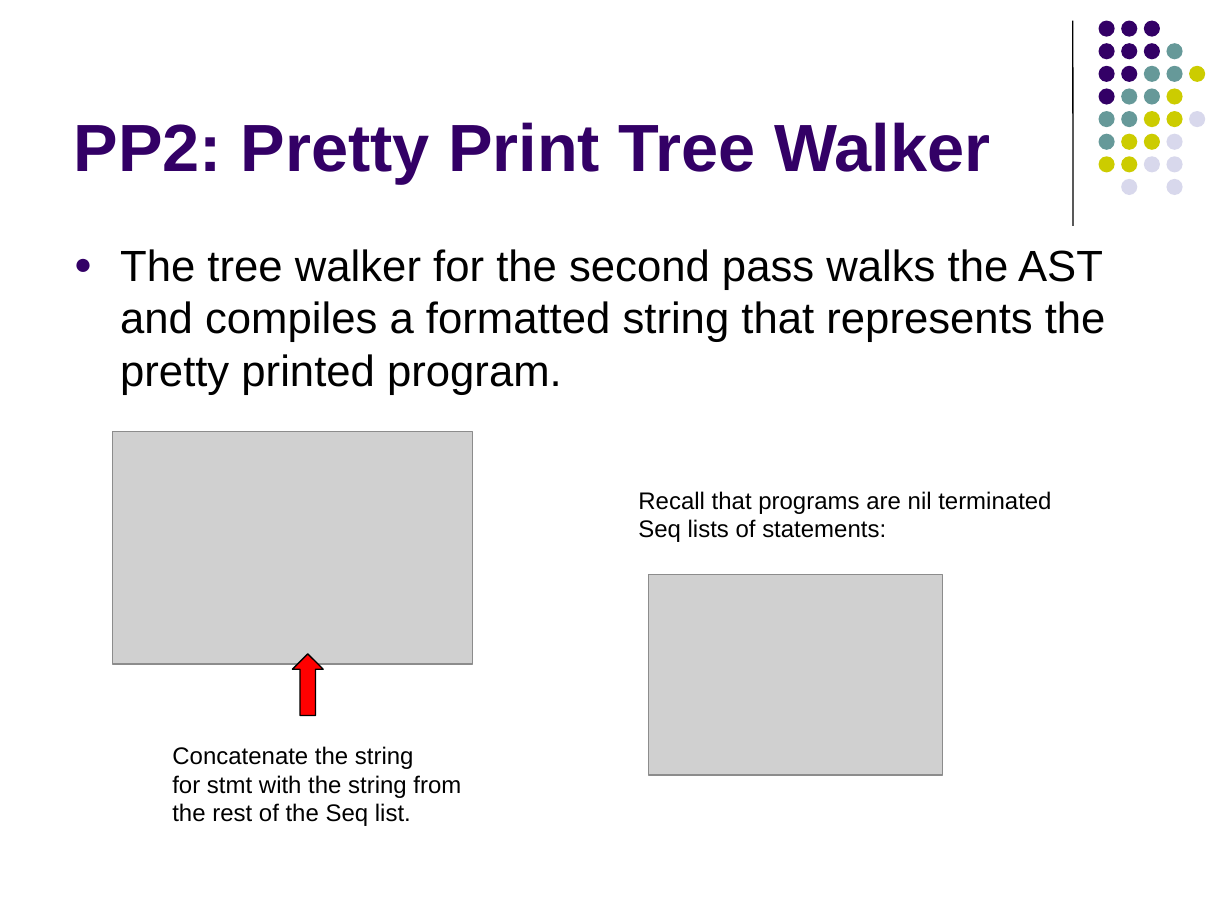
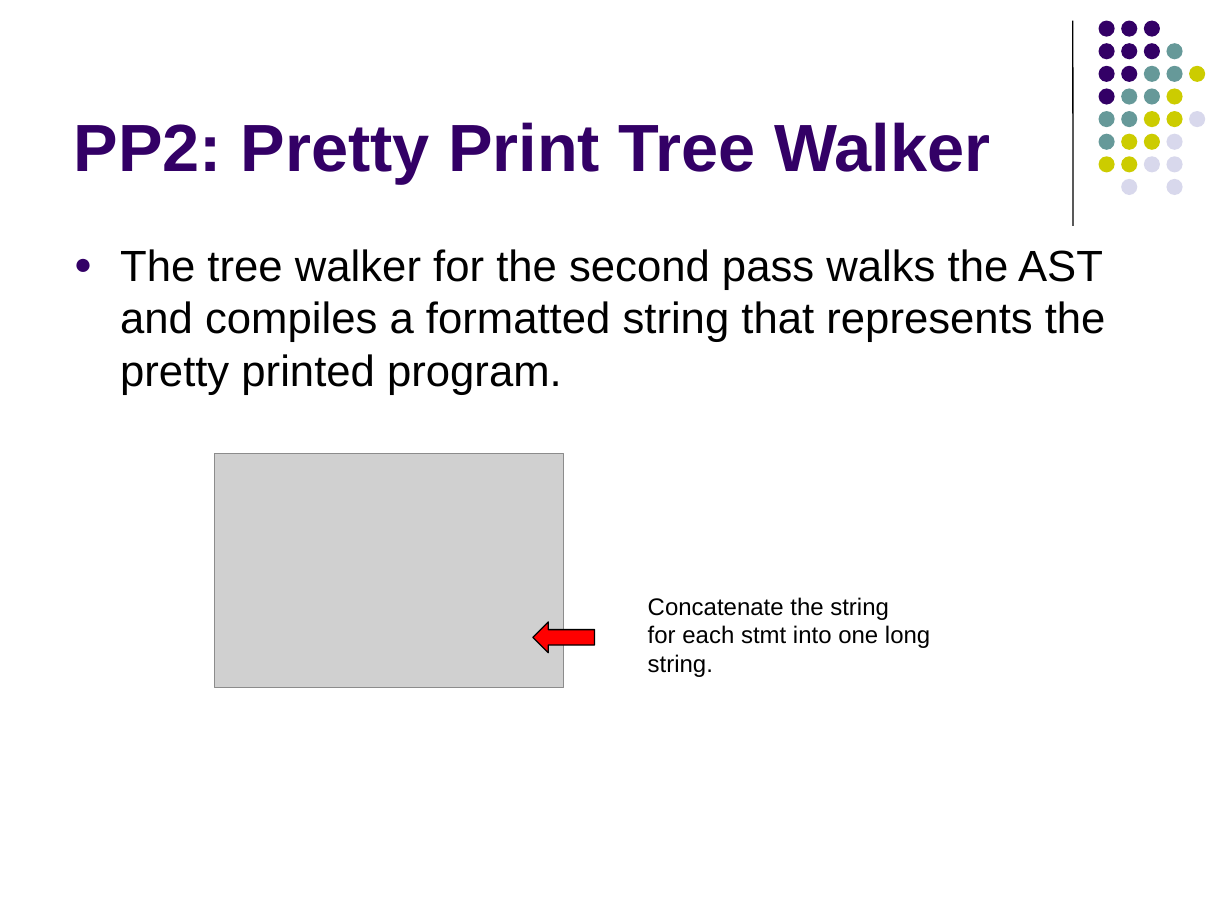
Before and after one commit to lutzhamel/CSC402, a slide deck: slide 22 of notes/csc402-ln006a.pptx (slide 21 before the commit). Drawn at 1232x924 pixels with LibreOffice and Linux fonts; fonts in the diff are those of the drawing; grey boxes stand for pictures. Boxes give left, top, right and bottom in pixels: in the first picture for what was removed or moved away, otherwise in the second. Text is boxed around its words. In the diff, an @@ line names an element or a change of style, - is before the commit and + after.

```diff
--- a/notes/csc402-ln006a.pptx
+++ b/notes/csc402-ln006a.pptx
@@ picture removed at [113, 431, 473, 664] @@
@@ picture added at [214, 453, 563, 687] @@
@@ text removed at [638, 491, 1051, 542] @@
-Recall that programs are nil terminated
-Seq lists of statements:
@@ text "Concatenate the string": place and size @@
-text "Concatenate the string" at [172, 746, 461, 826]
+text "Concatenate the string" at [648, 597, 930, 677]
@@ picture removed at [648, 575, 942, 775] @@
@@ up arrow at [533, 622, 594, 652]: rotation 0 to 270 degrees @@
@@ text at [648, 625, 930, 677]: text changed @@
-for stmt with the string from
-the rest of the Seq list.
+for each stmt into one long
+string.
```
Also in this commit, not shown: 15 other slides changed, 3 slides added, 2 slides removed, 2 other files.
